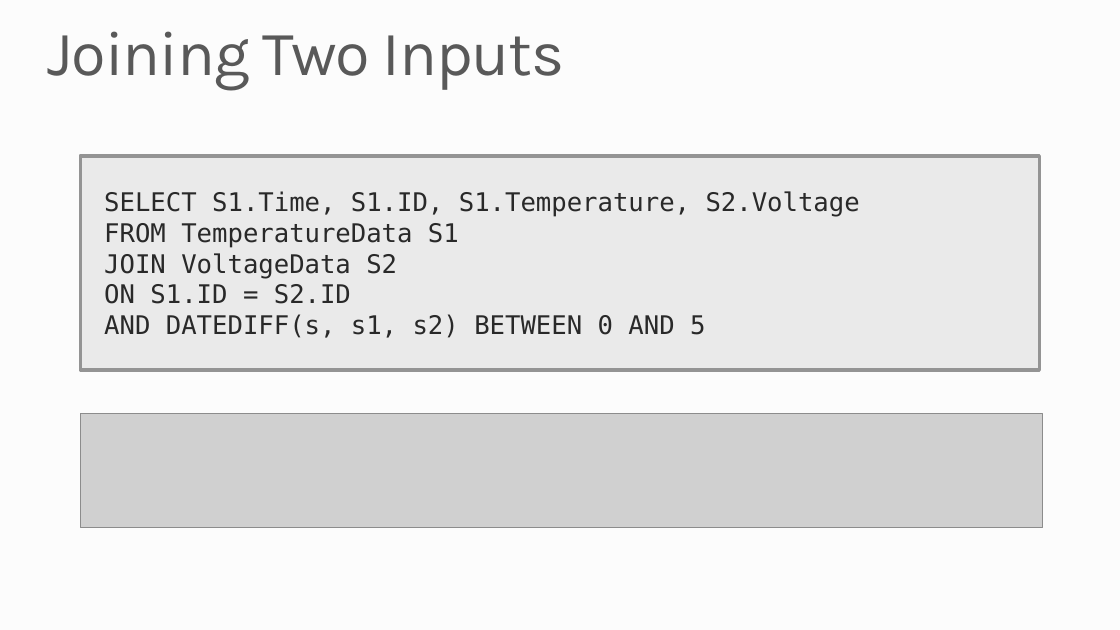
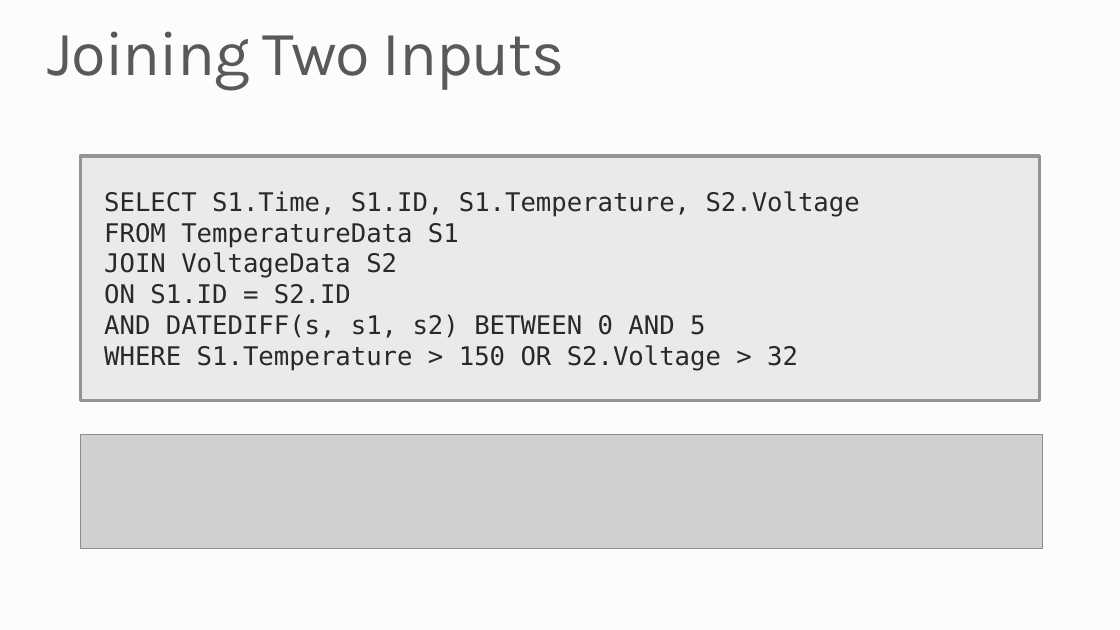
Before and after one commit to MSRConnections/Azure-training-course, a slide deck: slide 10 of Content/Stream Analytics/Azure Stream Analytics.pptx. Drawn at 1120x630 pixels with LibreOffice and Linux fonts; fonts in the diff are those of the drawing; grey boxes stand for pictures; background and template pictures are left out. Boxes give left, top, right and bottom in pixels: in the first picture for what was removed or moved away, otherwise in the second. Text is boxed around its words. In the diff, an @@ line names an element or a change of style, - is before the commit and + after.

```diff
--- a/Content/Stream Analytics/Azure Stream Analytics.pptx
+++ b/Content/Stream Analytics/Azure Stream Analytics.pptx
@@ rectangle "SELECT S1.Time, S1.ID, S1.Temperature, S2.Voltage": place and size @@
-rectangle "SELECT S1.Time, S1.ID, S1.Temperature, S2.Voltage" at bbox=[81, 155, 1040, 370]
+rectangle "SELECT S1.Time, S1.ID, S1.Temperature, S2.Voltage" at bbox=[81, 155, 1040, 400]
@@ text in rectangle at bbox=[104, 345, 798, 371]: paragraph added @@
+WHERE S1.Temperature > 150 OR S2.Voltage > 32
@@ picture: place and size @@
-picture at bbox=[81, 413, 1044, 528]
+picture at bbox=[81, 434, 1044, 549]
```
Also in this commit, not shown: 2 other slides changed, 3 other files.
